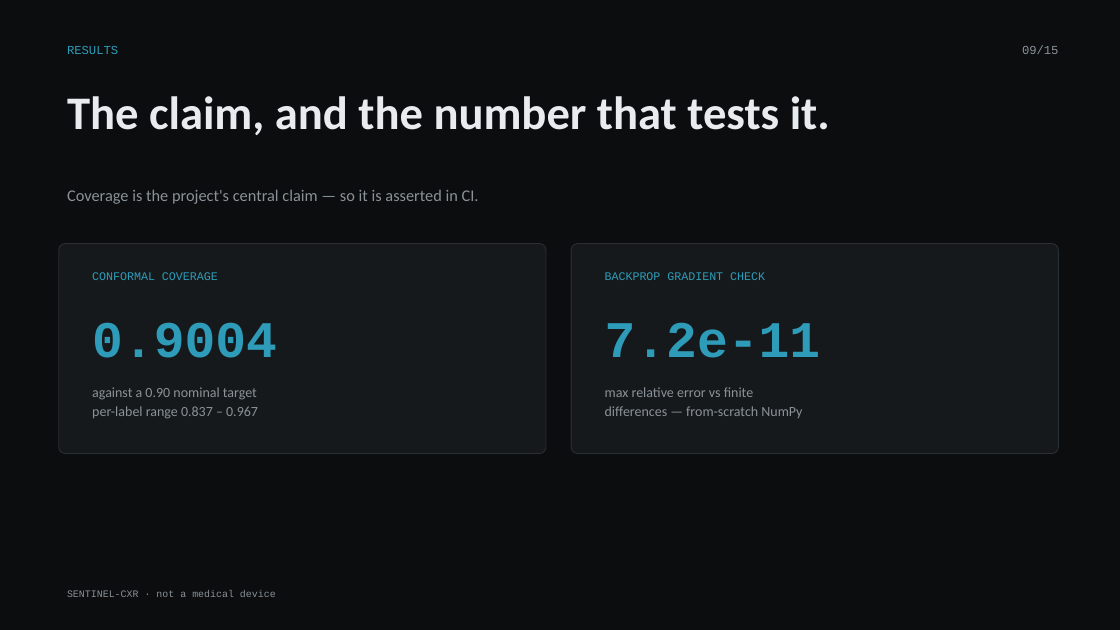
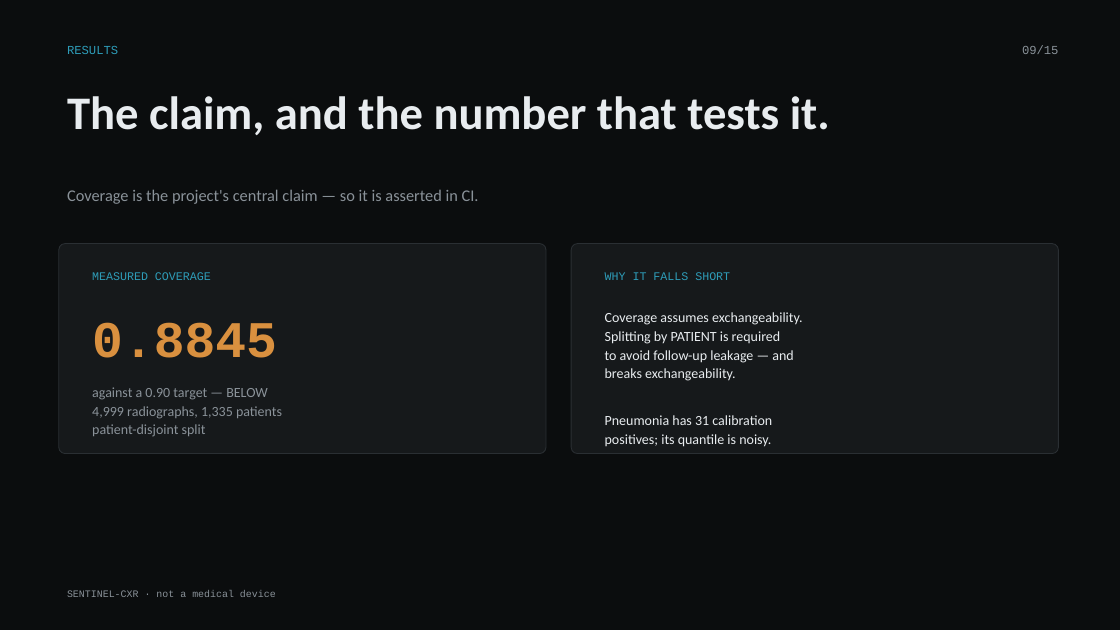
Before and after one commit to krish2105/Deep-Learning-, a slide deck: slide 9 of deliverables/decks/SENTINEL-CXR_Final.pptx. Drawn at 1120x630 pixels with LibreOffice and Linux fonts; fonts in the diff are those of the drawing. Boxes give left, top, right and bottom in pixels: in the first picture for what was removed or moved away, otherwise in the second. Text is boxed around its words. In the diff, an @@ line names an element or a change of style, - is before the commit and + after.

```diff
--- a/deliverables/decks/SENTINEL-CXR_Final.pptx
+++ b/deliverables/decks/SENTINEL-CXR_Final.pptx
@@ text at (92,272,211,280): text changed @@
-CONFORMAL COVERAGE
+MEASURED COVERAGE
@@ text at (605,272,730,280): text changed @@
-BACKPROP GRADIENT CHECK
+WHY IT FALLS SHORT
@@ text at (92,322,277,358): text changed; text colour #2E9CB8 to #D9903F @@
-0.9004
+0.8845
@@ text at (605,312,802,447): text changed; size 44 to 12 pt; font Courier New to Calibri; text colour #2E9CB8 to #E8ECEF; bold off @@
-7.2e-11
+Coverage assumes exchangeability.
+Splitting by PATIENT is required
+to avoid follow-up leakage — and
+breaks exchangeability.
+Pneumonia has 31 calibration
+positives; its quantile is noisy.
@@ text at (92,387,282,436): text changed @@
-against a 0.90 nominal target
-per-label range 0.837 – 0.967
+against a 0.90 target — BELOW
+4,999 radiographs, 1,335 patients
+patient-disjoint split
@@ text removed at (605,387,802,418) @@
-max relative error vs finite
-differences — from-scratch NumPy
```
Also in this commit, not shown: 3 other slides changed, 7 other files.
